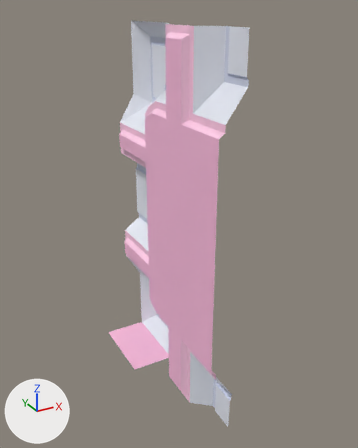
Before and after pictures for a commit that changed the FBX model Users/Jardene/Wall_Pieces/WallPanel_EndRight.fbx.
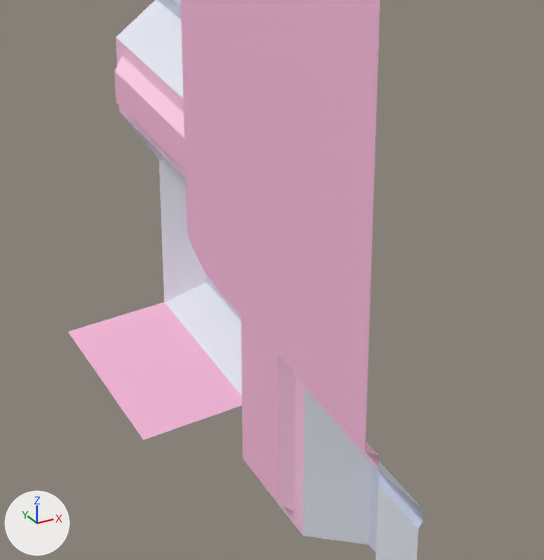
Each version appears first whole from a 50 mm lens placed at (-1.71, -4.94, 3.73), pointed at (0.42, -1.07, 1.8), and next in a close-up on the part from 24% to 76% of the width and 48% to 92% of the height. The axes (+X, +Y, +Z) are drawn at lower left. The lights are the same throughout. Where no turn or scale is listed for an object, it has been applied to the vertices.

The first close-up shows 'EndPanelRight3'.
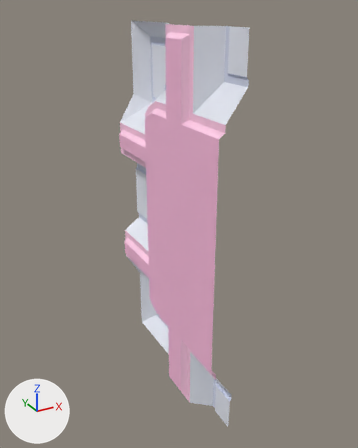
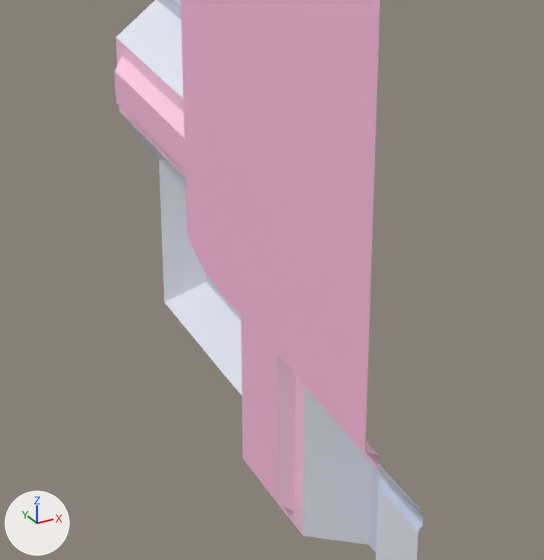
Diff of the bpy script that builds the scene:
```diff
--- a/Users/Jardene/Wall_Pieces/WallPanel_EndRight.fbx.py
+++ b/Users/Jardene/Wall_Pieces/WallPanel_EndRight.fbx.py
@@ me_mesh @@
 # used by ob_endpanelright3; location = (0.0, 0.0, 0.0)
 # verts and faces of me_mesh; kept vertices keep their numbers, new ones are numbered from 224
 # before: 0 (0.0, 0.0, 0.0) at pixel (67, 331), 5 (0.0, -0.8, 0.0) at pixel (143, 440), 43 (0.46, -0.8, 0.0), 61 (0.46, 0.0, 0.0) at pixel (164, 302)
 # before: 16 (0.47, -1.69, 0.41), 177 (0.47, -1.74, 0.36) at pixel (379, 473), 197 (0.45, -1.76, 0.34) at pixel (378, 484), 203 (0.45, -2.0, 0.34) at pixel (418, 529), 204 (0.47, -2.0, 0.36) at pixel (422, 522)
 # before: 205 (0.47, -2.0, 0.41) at pixel (423, 510)
-me_mesh.from_pydata(...)  # 224 vertices, 208 faces; spans x 0.0..0.6, y -2.0..0.0, z 0.0..3.6
+me_mesh.from_pydata(...)  # 222 vertices, 207 faces; spans x 0.24..0.6, y -2.0..0.0, z 0.0..3.6
+# me_mesh part 1
+delete_vertices([0, 5])  # with the faces that use them
+# me_mesh part 2
+for i in [16, 177, 204, 205]: verts[i] += (0.0, 0.0, -0.01)
+verts[197] = (0.45, -1.76, 0.32)  # moved, pixel (378, 486)
+verts[203] = (0.45, -2.0, 0.32)  # moved, pixel (418, 531)
 me_mesh.materials.append(mat_lambert1)
```

What differs and where, as boxes (x1, y1, x2, y2) in the close-ups (544 x 560 px; the box of a moved part takes in the faces that stretch with it):
'EndPanelRight3', reshaped
    before: (68, 0, 424, 560)
    after: (115, 0, 423, 560)
part 1 of me_mesh, deleted (pink)
    before: (68, 302, 242, 440)
part 2 of me_mesh, moved or reshaped
    before: (303, 388, 424, 560)
    after: (303, 388, 423, 560)
